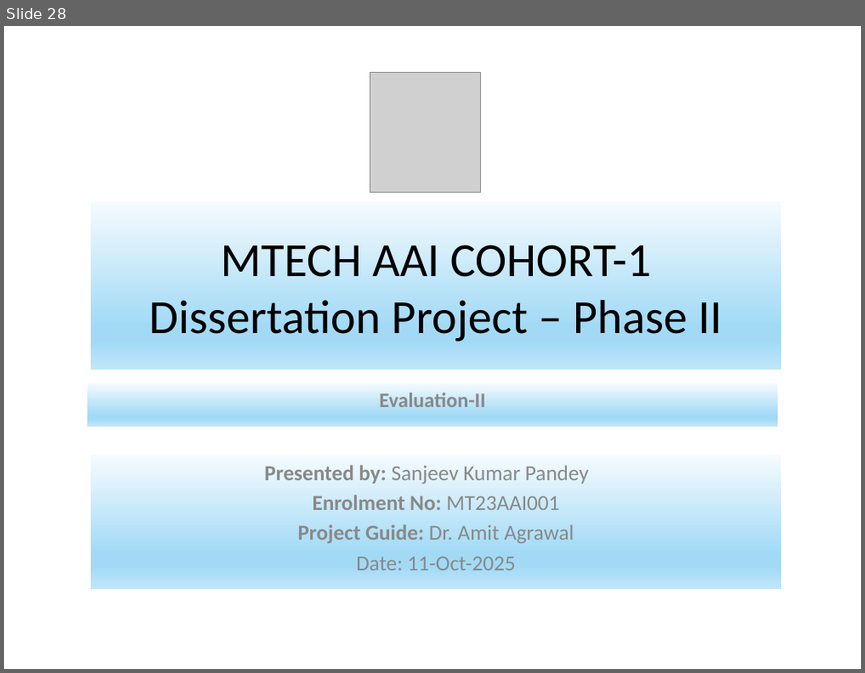
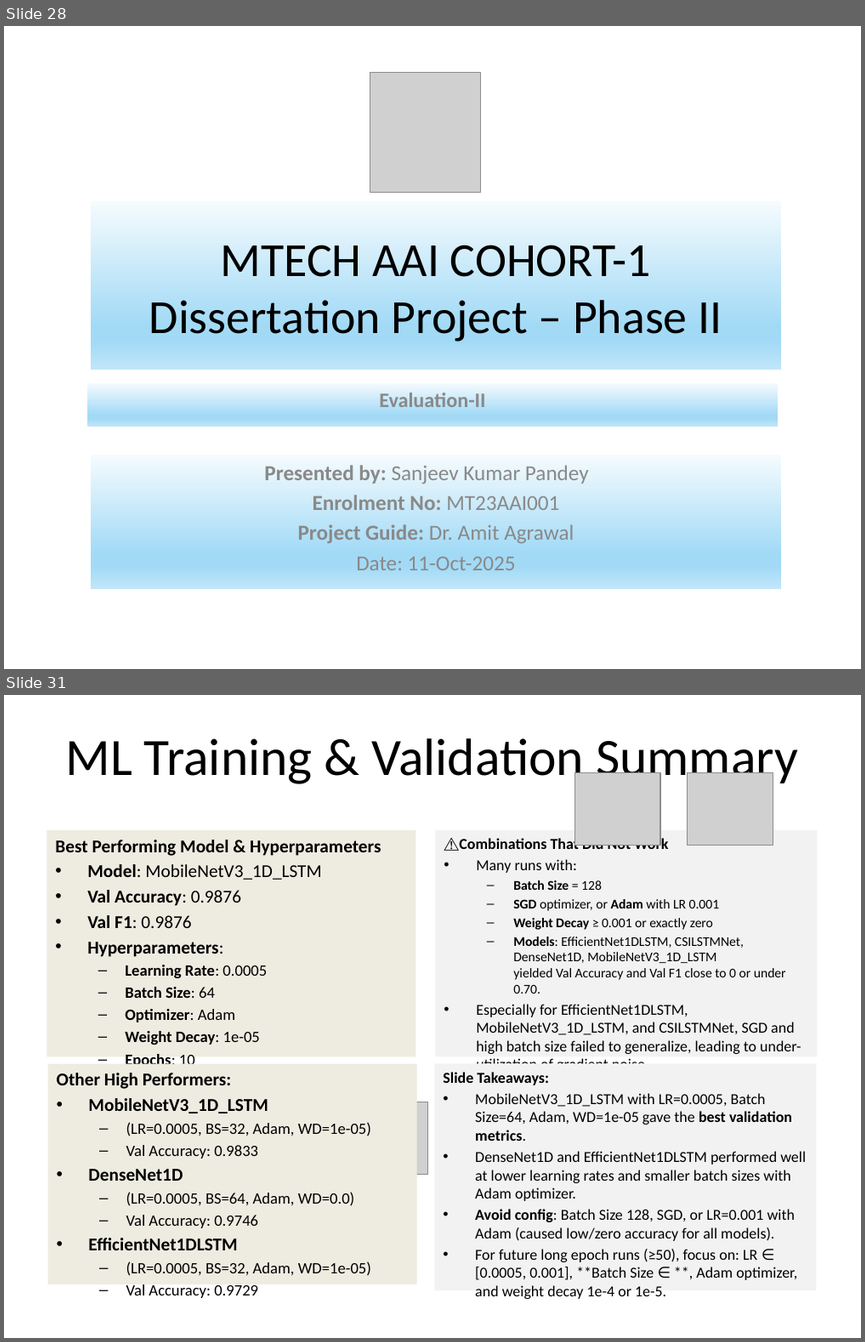
Before and after one commit to mohena-com/wifi_project-phase-2, a slide deck: docs/MTECH AAI COHORT-1_Human_ID_HAR_Dissertation_Project– Presentation_Phase_2__Eval_3_V1.0.pptx. Shown one above the other, each under a label of ours: slide 28 before the commit, slides 28 and 31 after it; the slides between them are not shown. The pictures are 865x673 and 865x1342 pixels, drawn with LibreOffice and Linux fonts; fonts in the diff are those of the drawing; grey boxes stand for pictures. Boxes give left, top, right and bottom in pixels: in the first picture for what was removed or moved away, otherwise in the second. Text is boxed around its words. In the diff, an @@ line names an element or a change of style, - is before the commit and + after.

```diff
--- a/docs/MTECH AAI COHORT-1_Human_ID_HAR_Dissertation_Project– Presentation_Phase_2__Eval_3_V1.0.pptx
+++ b/docs/MTECH AAI COHORT-1_Human_ID_HAR_Dissertation_Project– Presentation_Phase_2__Eval_3_V1.0.pptx
@@ slide 31 added at box(4, 695, 861, 1338), background #FFFFFF @@
@@ title added at box(66, 738, 798, 788), 44 pt, text #000000 @@
+ML Training & Validation Summary
@@ picture added at box(574, 773, 660, 845) @@
@@ picture added at box(687, 773, 772, 845) @@
@@ text added at box(46, 830, 416, 1057), fill #EEECE1, 15.2 pt, text #000000, bold @@
+Best Performing Model & Hyperparameters
+• Model: MobileNetV3_1D_LSTM
+• Val Accuracy: 0.9876
+• Val F1: 0.9876
+• Hyperparameters:
+  – Learning Rate: 0.0005
+  – Batch Size: 64
+  – Optimizer: Adam
+  – Weight Decay: 1e-05
+  – Epochs: 10
@@ rectangle added at box(435, 830, 817, 1057), fill #F2F2F2, 12.8 pt, text #000000 @@
+⚠️Combinations That Did Not Work
+• Many runs with:
+  – Batch Size = 128
+  – SGD optimizer, or Adam with LR 0.001
+  – Weight Decay ≥ 0.001 or exactly zero
+  – Models: EfficientNet1DLSTM, CSILSTMNet, DenseNet1D, MobileNetV3_1D_LSTM
+    yielded Val Accuracy and Val F1 close to 0 or under 0.70.
+• Especially for EfficientNet1DLSTM, MobileNetV3_1D_LSTM, and CSILSTMNet, SGD and high batch size failed to generalize, leading to under-utilization of gradient noise.
@@ rectangle added at box(47, 1063, 417, 1285), fill #EEECE1, 13.3 pt, text #000000 @@
+Other High Performers:
+• MobileNetV3_1D_LSTM
+  – (LR=0.0005, BS=32, Adam, WD=1e-05)
+  – Val Accuracy: 0.9833
+• DenseNet1D
+  – (LR=0.0005, BS=64, Adam, WD=0.0)
+  – Val Accuracy: 0.9746
+• EfficientNet1DLSTM
+  – (LR=0.0005, BS=32, Adam, WD=1e-05)
+  – Val Accuracy: 0.9729
@@ rectangle added at box(434, 1063, 816, 1291), fill #F2F2F2, 12.8 pt, text #000000 @@
+Slide Takeaways:
+• MobileNetV3_1D_LSTM with LR=0.0005, Batch Size=64, Adam, WD=1e-05 gave the best validation metrics.
+• DenseNet1D and EfficientNet1DLSTM performed well at lower learning rates and smaller batch sizes with Adam optimizer.
+• Avoid config: Batch Size 128, SGD, or LR=0.001 with Adam (caused low/zero accuracy for all models).
+• For future long epoch runs (≥50), focus on: LR ∈ [0.0005, 0.001], **Batch Size ∈ **, Adam optimizer, and weight decay 1e-4 or 1e-5.
@@ picture added at box(342, 1101, 428, 1173) @@
```
Also in this commit, not shown: 4 slides changed, 4 other slides added, 1 other file.
